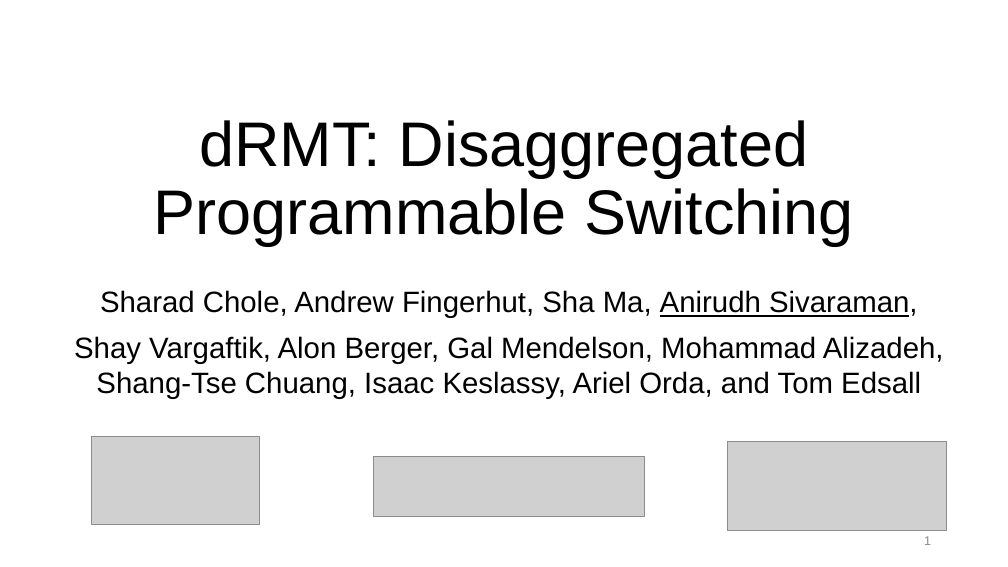
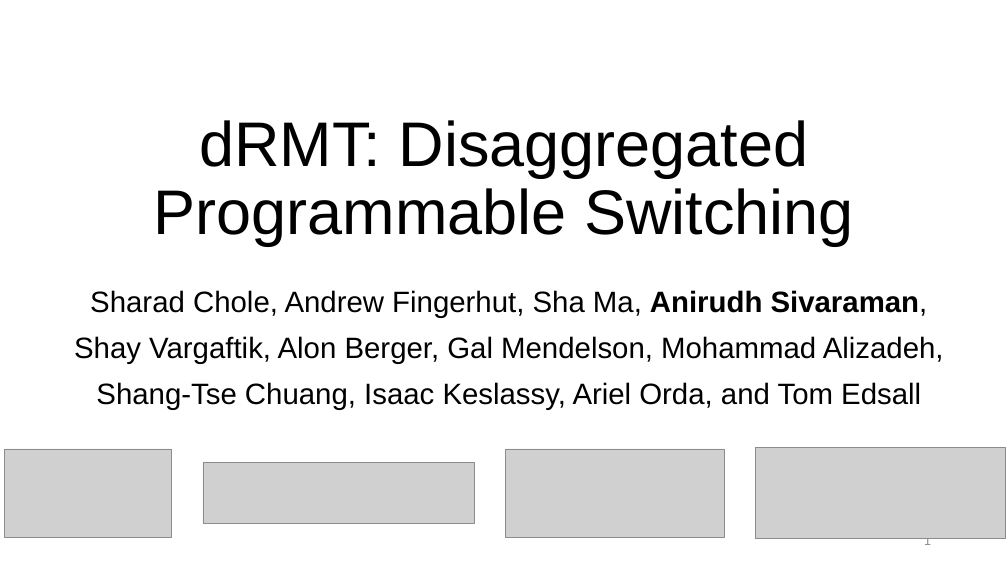
Before and after one commit to anirudhSK/drmt_talk, a slide deck: slide 1 of drmt_sigcomm.pptx. Drawn at 1008x567 pixels with LibreOffice and Linux fonts; fonts in the diff are those of the drawing; grey boxes stand for pictures. Boxes give left, top, right and bottom in pixels: in the first picture for what was removed or moved away, otherwise in the second. Text is boxed around its words. In the diff, an @@ line names an element or a change of style, - is before the commit and + after.

```diff
--- a/drmt_sigcomm.pptx
+++ b/drmt_sigcomm.pptx
@@ subtitle at (90, 290, 928, 318): bold on, underline off in "Anirudh Sivaraman," @@
@@ subtitle at (74, 336, 944, 410): text changed @@
-Shay Vargaftik, Alon Berger, Gal Mendelson, Mohammad Alizadeh, Shang-Tse Chuang, Isaac Keslassy, Ariel Orda, and Tom Edsall
+Shay Vargaftik, Alon Berger, Gal Mendelson, Mohammad Alizadeh,
+Shang-Tse Chuang, Isaac Keslassy, Ariel Orda, and Tom Edsall
@@ picture: place and size @@
-picture at (91, 436, 259, 525)
+picture at (5, 449, 172, 538)
@@ picture: place and size @@
-picture at (728, 442, 948, 530)
+picture at (506, 449, 725, 538)
@@ picture added at (756, 448, 1006, 538) @@
@@ picture: place and size @@
-picture at (374, 456, 645, 516)
+picture at (203, 463, 474, 523)
```
Also in this commit, not shown: 3 other slides changed, 1 other file.
